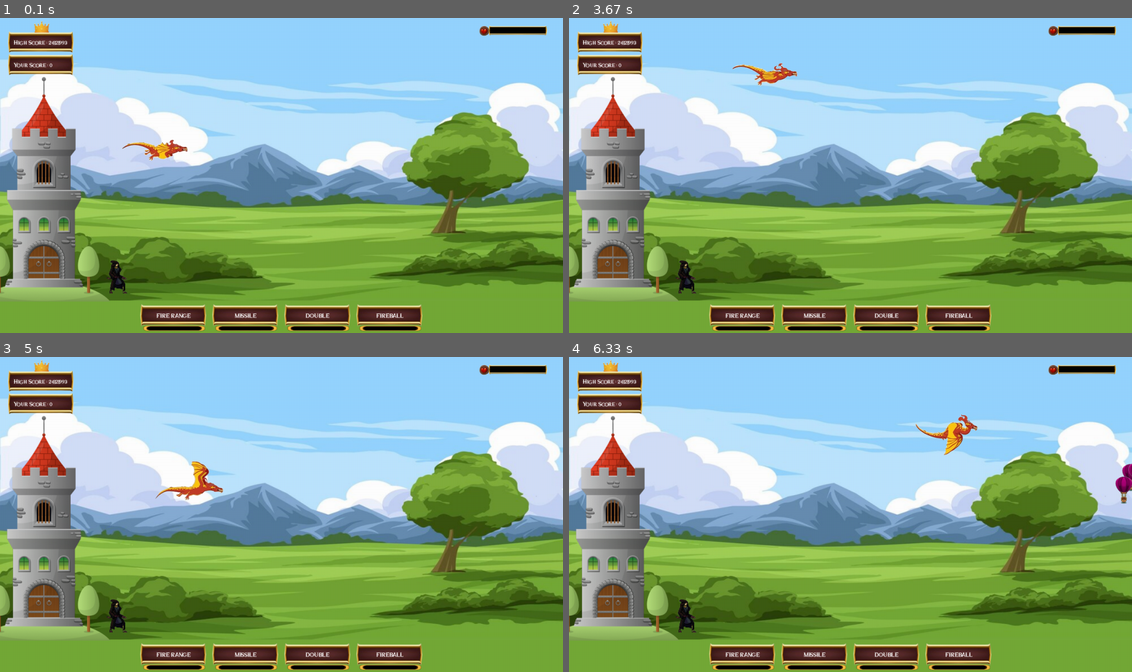
Above: before the commit, frames 1-4 (two rows, left to right).
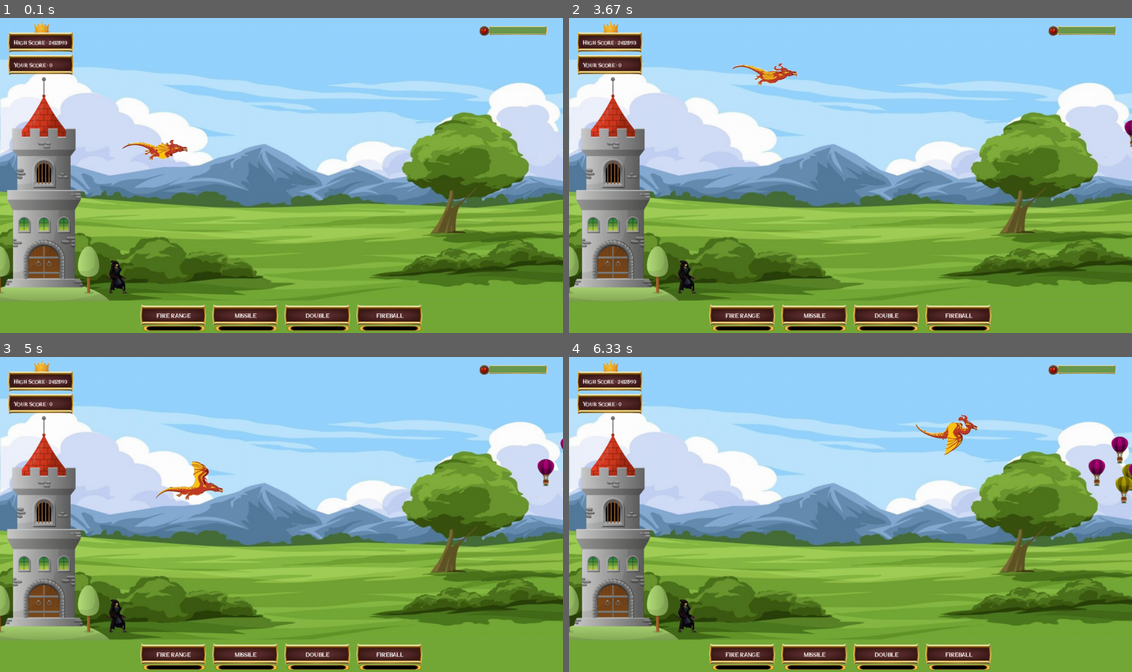
Above: after the commit, the same moments.

Repository: vanny-laure-lamorte/Shmup
Game: pygame game, started from main.py
Two runs of this game, one before a commit and one after it. Both use one fixed random seed, a clock stepped at 60 frames per second and the inputs below.
Inputs:
- Up to frame 1 (0.1 s): no input
- Up to frame 2 (3.67 s): hold Right 0.33-0.8 s; hold Up 0.88-1.18 s; hold Right 1.22-1.68 s; hold Left 1.72-2.25 s; hold Down 2.28-2.58 s; hold Left 2.62-3.02 s; hold Up 3.05-3.42 s; hold Right from 3.45 s (still down)
- Up to frame 3 (5 s): release Right at 4.08 s; hold Down 4.12-4.48 s; hold Left 4.52-4.98 s
- Up to frame 4 (6.33 s): hold Right 5.02-5.48 s; hold Up 5.52-5.82 s; hold Right 5.85-6.32 s

The runs differ from the first frame. In frame 1, 0.2% of the frame differs, in the area x 86-97%, y 2-5%; in frame 2, 0.3%; in frame 3, 0.4%; in frame 4, 0.7%, in the area x 86-100%, y 2-47%.

Commit message:
[Ajouter] degats au chateau en cas de collision avec un ballon

Diff:
--- a/src/entities/Balloon.py
+++ b/src/entities/Balloon.py
@@ -24,7 +24,7 @@
             (0.4, 0.3, 0.3)    # Level 10
         ]
 
-        self.balloon_creation(1) #Test de la méthode
+        # self.balloon_creation(1) #Test de la méthode
 
     def balloon_creation(self, level):
         nb_balloons = random.randint(level + 2, level + 3)
--- a/src/gui/Game.py
+++ b/src/gui/Game.py
@@ -25,6 +25,11 @@
         self.crown = pygame.image.load(f"assets/image/game/game_crown.png").convert_alpha()
         self.life = pygame.image.load(f"assets/image/game/game_life.png").convert_alpha()
         self.hp = pygame.image.load(f"assets/image/game/game_hp.png").convert_alpha()
+        self.max_hp = 100
+
+        self.balloon_damage = 20 # Damage baloon
+        self.balloon_creation(3) #Test de la méthode (Level en attribut)
+
 
 
     def background(self):
@@ -36,8 +41,12 @@
         self.img_not_center("Castle", -90, 115, 375, 515, self.img_castle)
 
         # Life
+        hp_color = self.green if self.max_hp > 30 else self.red
         pygame.draw.rect(self.Window, self.black, (1087, 20, 125, 15))
         self.img_not_center("Life", 1060, 15, 160, 26, self.hp)
+        pygame.draw.rect(self.Window, hp_color, (1087, 20, self.max_hp * 125 // 100, 15))
+
+
 
         # Score
         self.img_not_center("Crown", 75, 5, 35, 35, self.crown)
@@ -124,7 +133,10 @@
                 self.rect_full_not_centered(color, x +30 , y - 32, health * 60 // self.balloon_health[balloon_type], 6, 0)
                 self.rect_border(self.black, x, y - 35, 60, 6, 1, 0)
             if x > 750:
-                self.balloon_list[i] = (x - 0.5, y, health, balloon_type, _)
+                self.balloon_list[i] = (x - 0.5, y, health, balloon_type, True)
+            else:
+                self.balloon_list[i] = (x - 0.5, y, health, balloon_type, False)
+
 
     def fireball_visual(self):
         for i, (ball_x, ball_y, ball_x_orig, ball_moving) in enumerate(self.fireballs_list):
@@ -164,8 +176,8 @@
                 else:
                     del self.explosion_list[i]
                     del self.explosion_frames[(explo_x, explo_y)]
-
     def check_target(self):
+        castle_rect = pygame.Rect(0, 0, 230, 630)  # Rectangle representing the castle
         for i, (balloon_x, balloon_y, health, balloon_type, _) in enumerate(self.balloon_list):
             for j, (ball_x, ball_y, ball_x_orig, status) in enumerate(self.fireballs_list):
                 if (balloon_x - 15 <= ball_x <= balloon_x + 15) and (balloon_y - 35 <= ball_y <= balloon_y + 35):
@@ -177,6 +189,12 @@
                         self.score += (10 + self.balloon_health[balloon_type] // 10)
                         del self.balloon_list[i]
                         del self.fireballs_list[j]
+
+            if balloon_x < 115:
+                self.explosion_list.append((balloon_x, balloon_y))
+                self.max_hp -= self.balloon_damage
+                del self.balloon_list[i]
+
 
     def run(self):
         while self.running:
@@ -244,4 +262,5 @@
             self.fireball_visual()
             self.bolt_visual()
             self.check_target()
+
             self.update()
